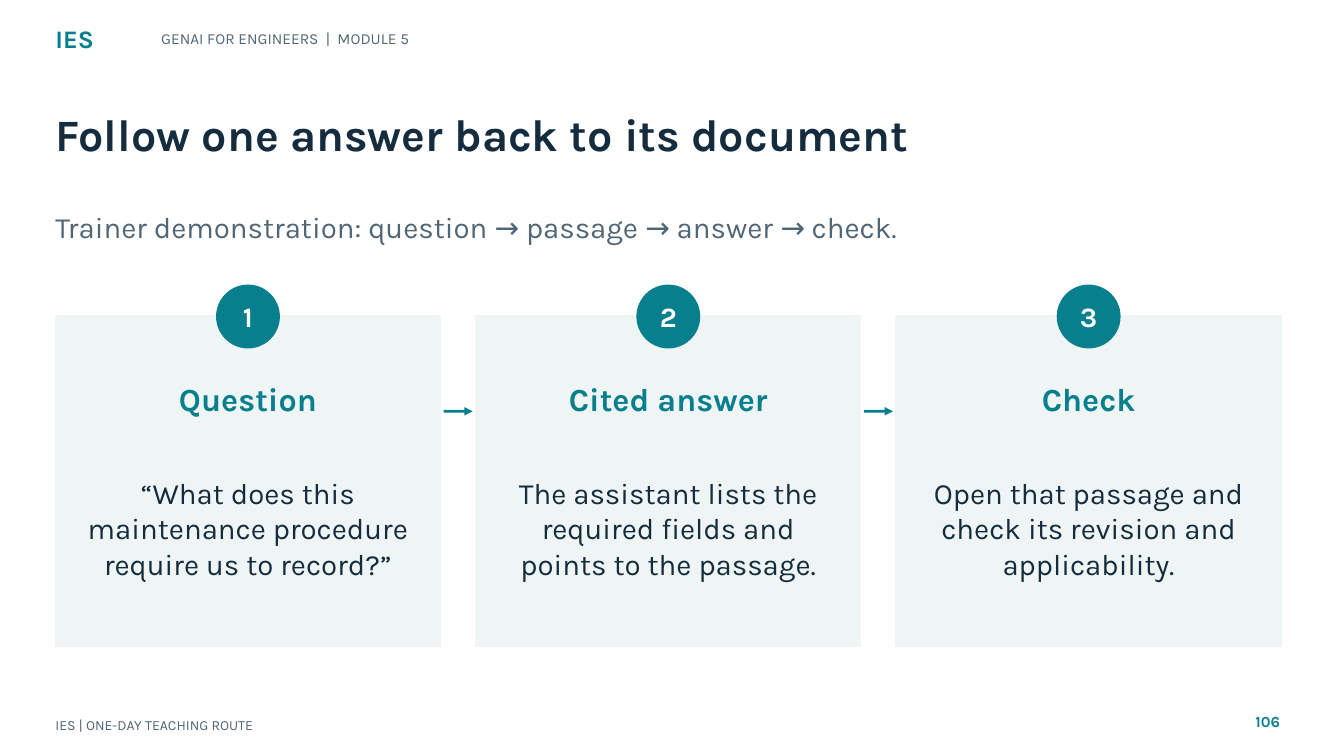
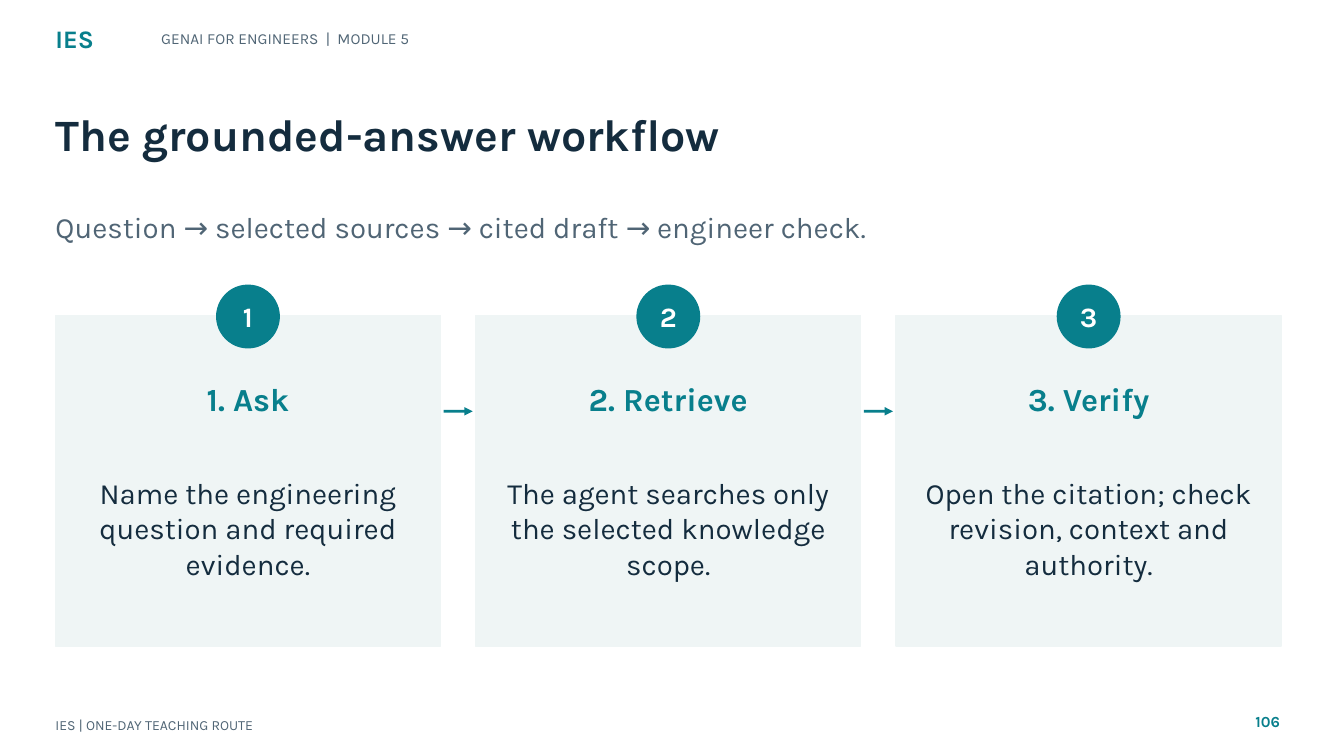
Before and after one commit to tertiarycourses/IES-GenAI-for-Engineers, a slide deck: slide 106 of courseware/Slides/IES-GenAI-for-Engineers.pptx. Drawn at 1344x756 pixels with LibreOffice and Linux fonts; fonts in the diff are those of the drawing. Boxes give left, top, right and bottom in pixels: in the first picture for what was removed or moved away, otherwise in the second. Text is boxed around its words. In the diff, an @@ line names an element or a change of style, - is before the commit and + after.

Commit message:
feat: add LO6 SharePoint knowledge workflow

```diff
--- a/courseware/Slides/IES-GenAI-for-Engineers.pptx
+++ b/courseware/Slides/IES-GenAI-for-Engineers.pptx
@@ text at (x1=55, y1=120, x2=720, y2=162): text changed @@
-Follow one answer back to its document
+The grounded-answer workflow
@@ text at (x1=55, y1=218, x2=866, y2=245): text changed @@
-Trainer demonstration: question → passage → answer → check.
+Question → selected sources → cited draft → engineer check.
@@ text at (x1=207, y1=389, x2=289, y2=412): text changed @@
-Question
+1. Ask
@@ text at (x1=589, y1=388, x2=747, y2=412): text changed @@
-Cited answer
+2. Retrieve
@@ text at (x1=1028, y1=388, x2=1149, y2=419): text changed @@
-Check
+3. Verify
@@ text at (x1=99, y1=484, x2=397, y2=576): text changed @@
-“What does this maintenance procedure require us to record?”
+Name the engineering question and required evidence.
@@ text at (x1=507, y1=484, x2=829, y2=582): text changed @@
-The assistant lists the required fields and points to the passage.
+The agent searches only the selected knowledge scope.
@@ text at (x1=926, y1=484, x2=1252, y2=582): text changed @@
-Open that passage and check its revision and applicability.
+Open the citation; check revision, context and authority.
```
Also in this commit, not shown: 131 other slides changed, 13 slides added, 3 slides removed, 12 other files.
